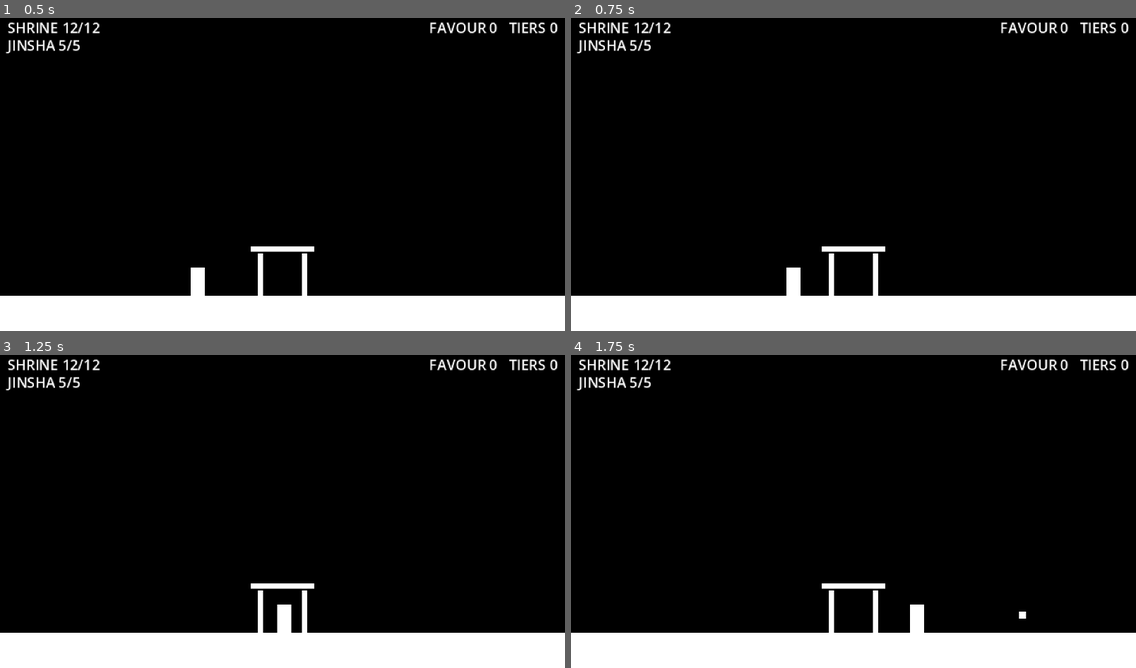
Above: before the commit, frames 1-4 (two rows, left to right).
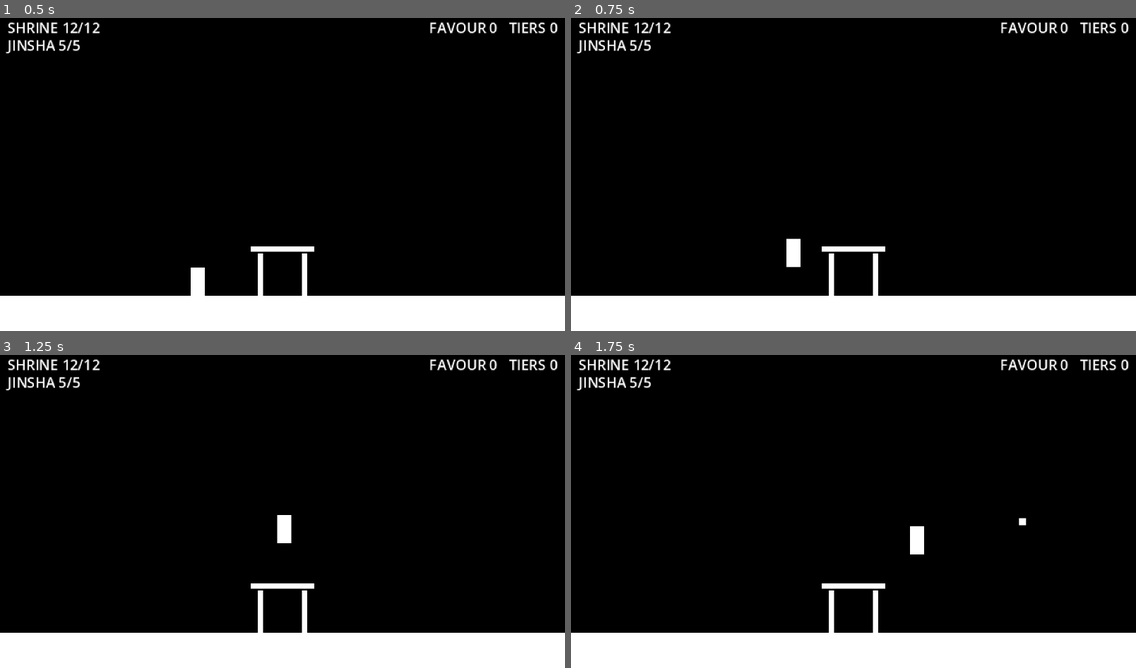
Above: after the commit, the same moments.

Repository: NickBaren101/b1t-jam-6
Game: Godot game, scene res://Scenes/Main/main.tscn
Two runs of this game, one before a commit and one after it. Both use one fixed random seed, a clock stepped at 60 frames per second and the inputs below.
Inputs:
- Up to frame 1 (0.5 s): no input
- Up to frame 2 (0.75 s): tap Enter at 0.5 s; hold D (move_right) from 0.53 s (still down); tap W (move_up) at 0.6 s
- Up to frame 3 (1.25 s): keep holding D (move_right); tap W (move_up) at 0.77, 1.07 s
- Up to frame 4 (1.75 s): keep holding D (move_right); tap Z (shoot) at 1.35 s; tap W (move_up) at 1.52, 1.55 s

Frame 1 is identical in both runs. In frame 2, 0.5% of the frame differs, in the area x 38-41%, y 70-89%; in frame 3, 0.5%; in frame 4, 0.5%, in the area x 60-81%, y 52-89%.

Commit message:
player can jump anytime

Diff:
--- a/Scripts/Player/player.gd
+++ b/Scripts/Player/player.gd
@@ -58,7 +58,7 @@
 
 	if is_on_floor():
 		velocity.x = dir * max_speed
-		if Input.is_action_just_pressed(&"move_up") and _can_jump():
+		if Input.is_action_just_pressed(&"move_up"):
 			velocity.y = -_jump_speed
 		elif Input.is_action_just_pressed(&"move_down") and _standing_on_platform():
 			_begin_drop()
@@ -69,15 +69,6 @@
 
 	if Input.is_action_pressed(&"shoot") and _shoot_timer <= 0.0 and _can_shoot():
 		_fire()
-
-# ---------- Jump ----------
-
-func _can_jump() -> bool:
-	# Only called while on the floor, so no double jump is possible
-	if _standing_on_platform():
-		return true
-	var shrine := get_tree().get_first_node_in_group(&"shrine") as Shrine
-	return shrine != null and shrine.climb_rect().has_point(global_position)
 
 # ---------- Dropping through platforms ----------
 
